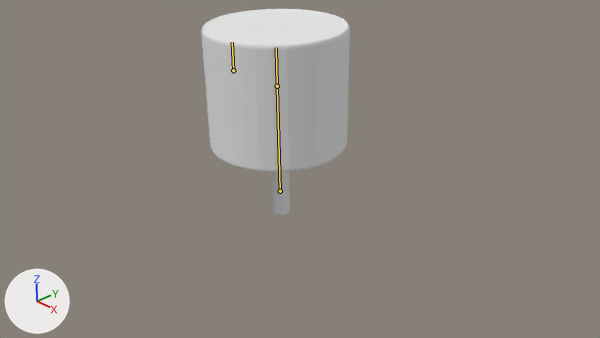
The Blender file Assets/06/Models/mallet.blend: old version first, new version second.
One viewpoint serves both versions: the file's camera 'Camera'. Lighting does not change. The marker at lower left points along +X, +Y and +Z. The bones that bend it are drawn over the model as lines.

The first picture shows 'MalletHandle'.
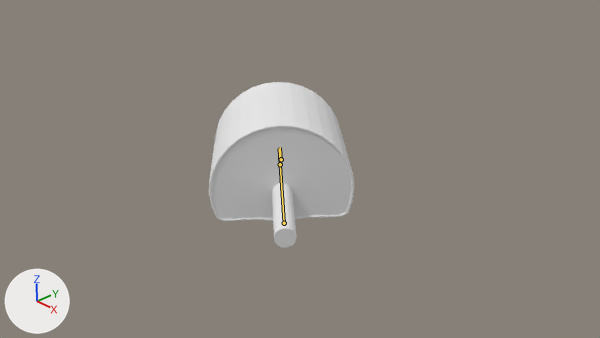
Commit message: Separated swingDown and swingUp animations, now enables whacking even if in swingUp animation

The newer file adds an action. The first version stands in its rest pose; the second is drawn at frame 0 of the action 'swingUp'.

Changed parts and their boxes (x1, y1, x2, y2) in the pictures (600 x 338 px):
'MalletHandle', posed (19% shorter): before (201, 9, 350, 215); after (209, 82, 354, 248)
bone 'root', root to tip: before (280, 191) to (277, 86); after (284, 223) to (280, 164)
bone 'smush', root to tip: before (233, 70) to (232, 42); after (281, 159) to (280, 147)

Patch to the scene script:
```diff
--- a/Assets/06/Models/mallet.blend.py
+++ b/Assets/06/Models/mallet.blend.py
@@ bone_root @@
 bone_root = bpy.data.objects['Armature'].pose.bones['root']
-bone_root.location = (0.0, 0.0, 0.0)
-bone_root.rotation_quaternion = (1.0, 0.0, 0.0, 0.0)  # degrees (0, 0, 0)
+bone_root.location = (1.504, 0.532, 1.249)
+bone_root.rotation_quaternion = (0.665, -0.242, -0.242, 0.664)  # degrees (-40, 0, 90)
@@ bone_smush @@
 bone_smush = bpy.data.objects['Armature'].pose.bones['smush']  # child of 'root'
-bone_smush.location = (0.0, 0.0, 0.0)
+bone_smush.location = (-0.462, 0.005, 1.108)
```
